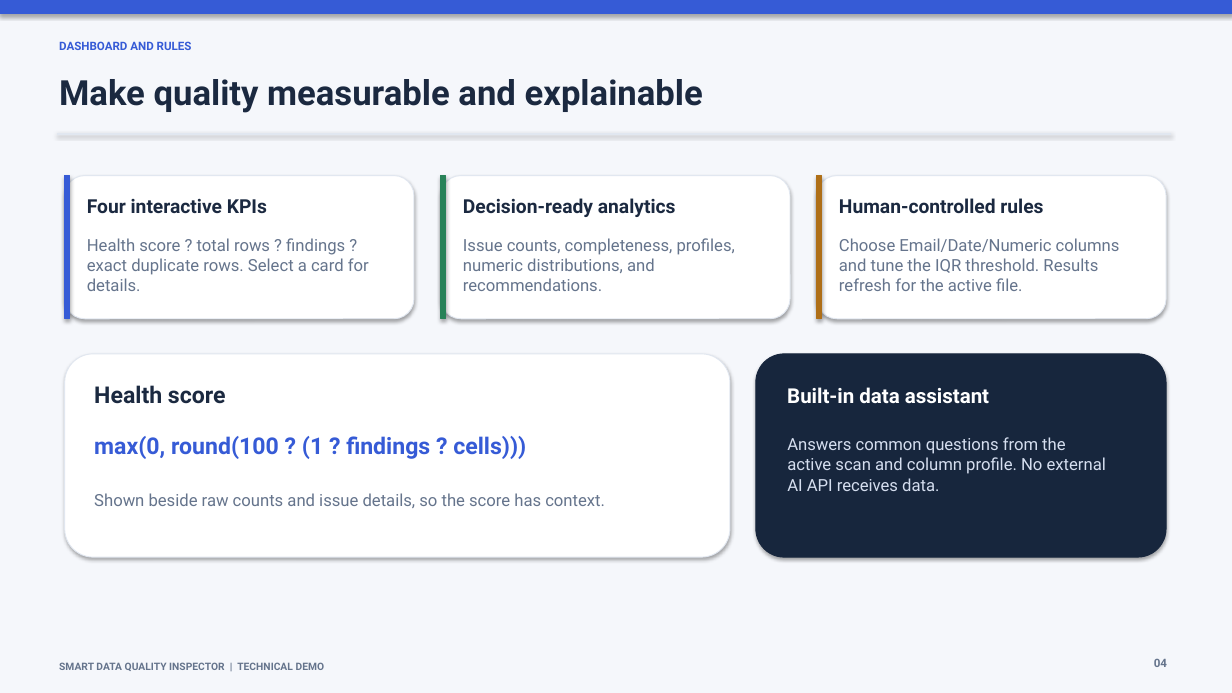
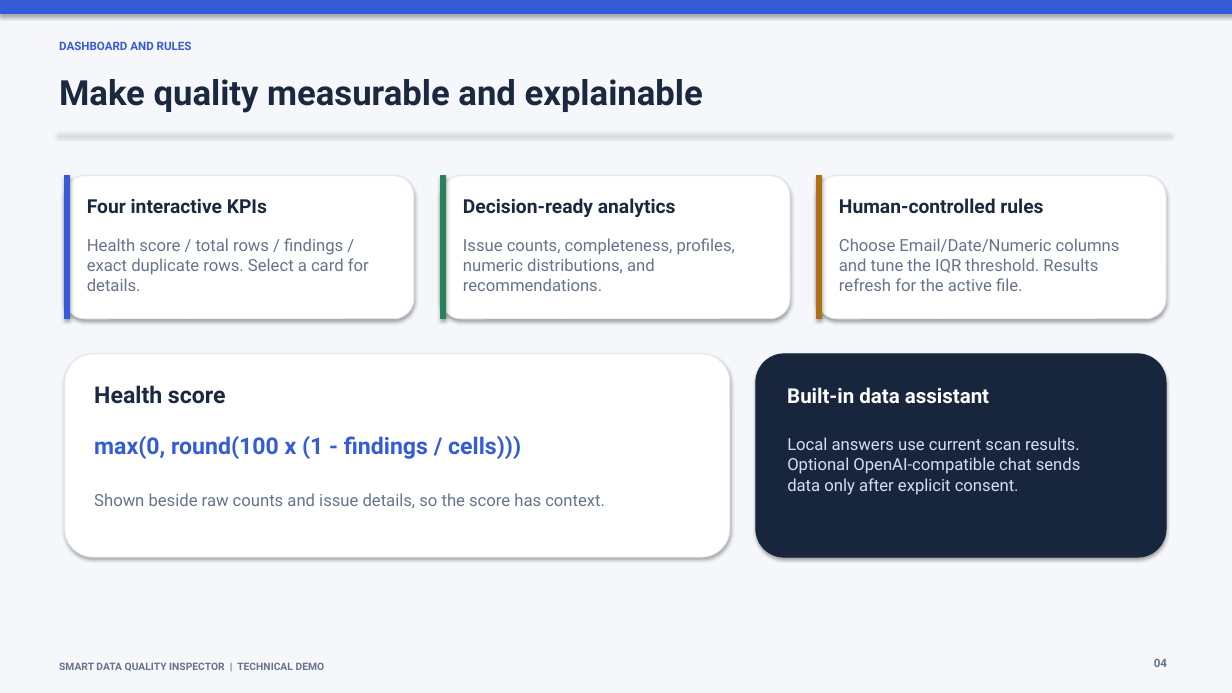
Before and after one commit to sajidjfastian-dev/smart-data-quality-inspector, a slide deck: slide 4 of Smart_Data_Quality_Inspector_Technical_Demo.pptx. Drawn at 1232x693 pixels with LibreOffice and Linux fonts; fonts in the diff are those of the drawing. Boxes give left, top, right and bottom in pixels: in the first picture for what was removed or moved away, otherwise in the second. Text is boxed around its words. In the diff, an @@ line names an element or a change of style, - is before the commit and + after.

```diff
--- a/Smart_Data_Quality_Inspector_Technical_Demo.pptx
+++ b/Smart_Data_Quality_Inspector_Technical_Demo.pptx
@@ text at (x1=87, y1=238, x2=369, y2=291): text changed @@
-Health score ? total rows ? findings ? exact duplicate rows. Select a card for details.
+Health score / total rows / findings / exact duplicate rows. Select a card for details.
@@ text at (x1=94, y1=436, x2=521, y2=459): text changed @@
-max(0, round(100 ? (1 ? findings ? cells)))
+max(0, round(100 x (1 - findings / cells)))
@@ text at (x1=787, y1=437, x2=1081, y2=495): text changed @@
-Answers common questions from the active scan and column profile. No external AI API receives data.
+Local answers use current scan results. Optional OpenAI-compatible chat sends data only after explicit consent.
```
Also in this commit, not shown: 8 other slides changed, 7 other files.
